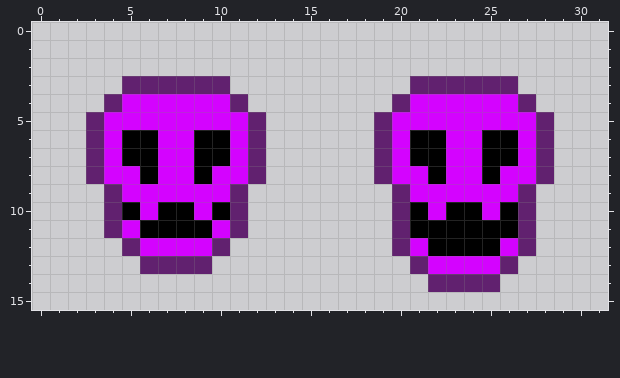
A pixel-art sprite gets an edit: RogueTower/Content/status_poisoned_strip2.png. Above, as it was before the edit.
The file is 32x16 pixels.
After:
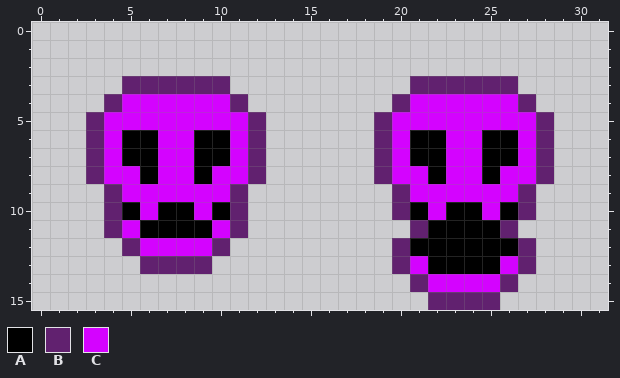
Palette (. is transparent): A #000000  B #61216f  C #d403ff
Message: Adds WIP status effect icons
The edit:
{"y":11,"x":20,"old":"BA","new":".B"}
{"y":11,"x":26,"old":"AB","new":"B."}
{"y":12,"x":21,"old":"C","new":"A"}
{"y":12,"x":26,"old":"C","new":"A"}
{"y":13,"x":20,"old":".BCCCCB.","new":"BCAAAACB"}
{"y":14,"x":21,"old":".BBBB.","new":"BCCCCB"}
{"y":15,"x":22,"old":"....","new":"BBBB"}
{"label":"changed","picture_box":[392,220,536,310]}
